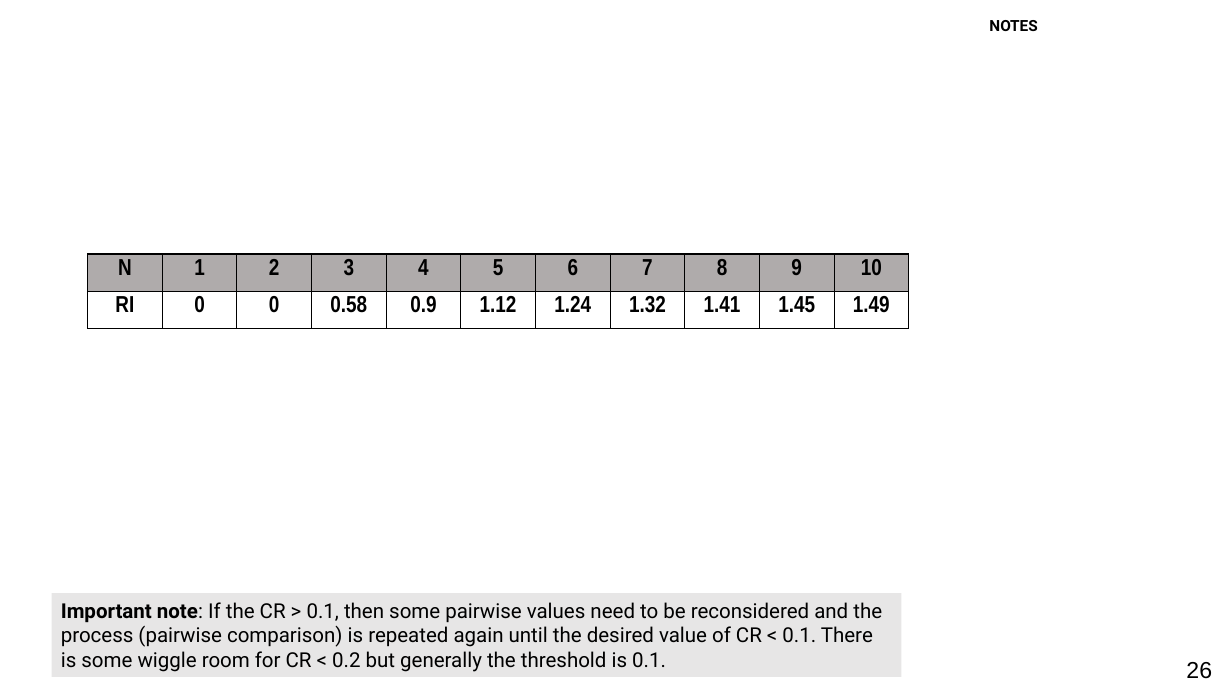
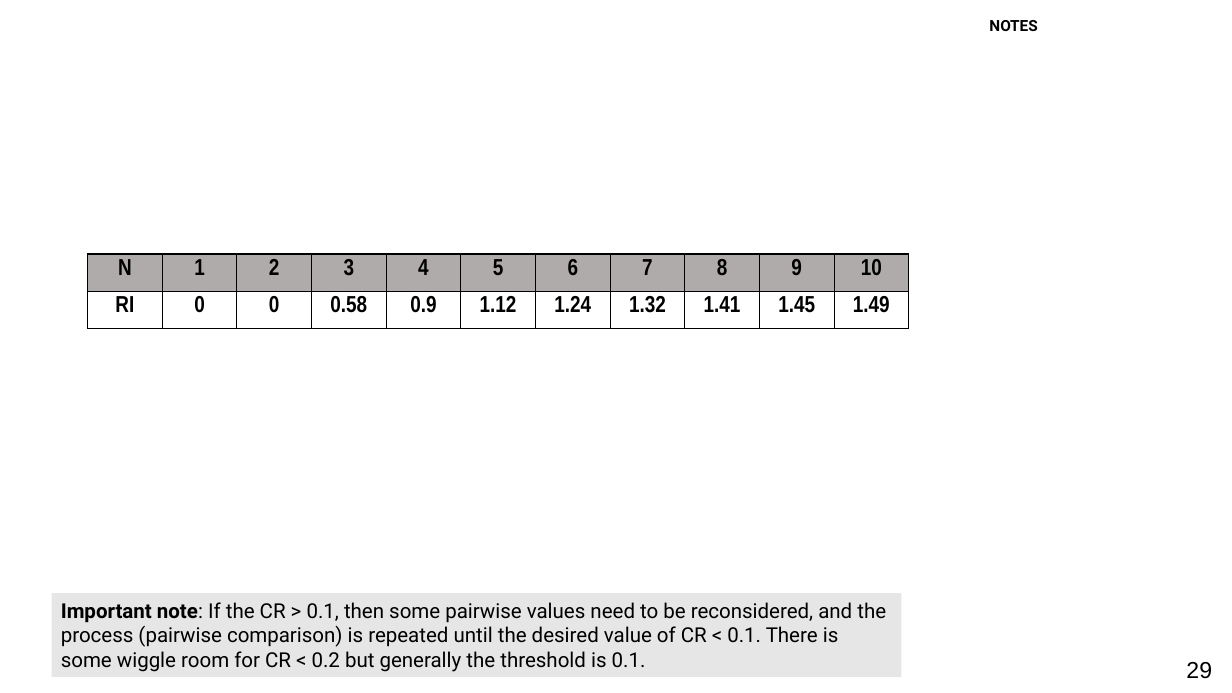
Before and after one commit to UCLPG-MSC-SGDS/GEOG0114, a slide deck: slide 29 of Lecture_notes_powerpoint/Week 4 Lecture Notes - Analytical Hierarchy Process.pptx (slide 26 before the commit). Drawn at 1232x693 pixels with LibreOffice and Linux fonts; fonts in the diff are those of the drawing; grey boxes stand for pictures. Boxes give left, top, right and bottom in pixels: in the first picture for what was removed or moved away, otherwise in the second. Text is boxed around its words. In the diff, an @@ line names an element or a change of style, - is before the commit and + after.

```diff
--- a/Lecture_notes_powerpoint/Week 4 Lecture Notes - Analytical Hierarchy Process.pptx
+++ b/Lecture_notes_powerpoint/Week 4 Lecture Notes - Analytical Hierarchy Process.pptx
@@ text in rectangle at (61, 602, 886, 672): text changed @@
-Important note: If the CR > 0.1, then some pairwise values need to be reconsidered and the process (pairwise comparison) is repeated again until the desired value of CR < 0.1. There is some wiggle room for CR < 0.2 but generally the threshold is 0.1.
+Important note: If the CR > 0.1, then some pairwise values need to be reconsidered, and the process (pairwise comparison) is repeated until the desired value of CR < 0.1. There is some wiggle room for CR < 0.2 but generally the threshold is 0.1.
@@ page number at (1186, 662, 1212, 679): text changed @@
-26
+29
```
Also in this commit, not shown: 9 other slides changed, 3 slides added, 3 other files.
